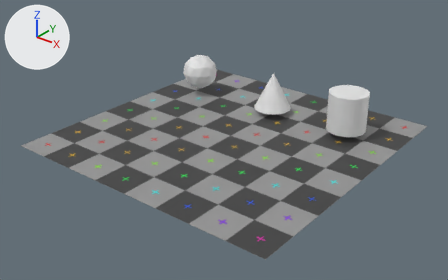
A saved change to the Blender file Assets/BlenderFiles/materialtest.blend.
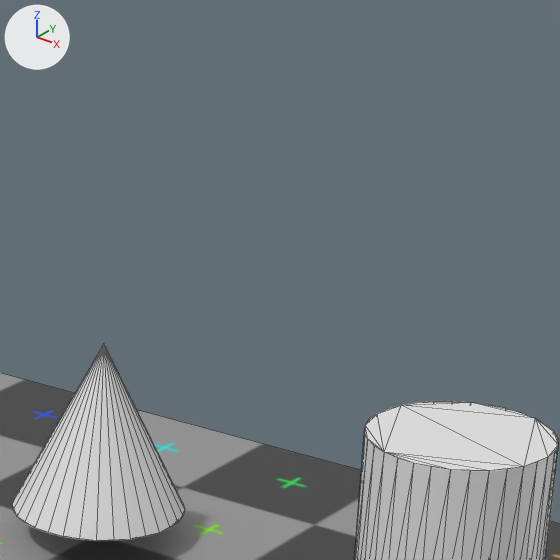
Each version is shown whole from a camera (50 mm lens) standing at (17.6, -22.54, 12.28) and looking at (0.32, -0.95, -1.11), then close up on the part from 56% to 83% of the width and 0% to 42% of the height. Arrows for +X, +Y and +Z are at upper left; the lights stay in place. The close-ups show mesh edges as thin lines.
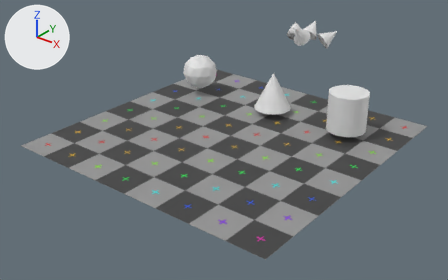
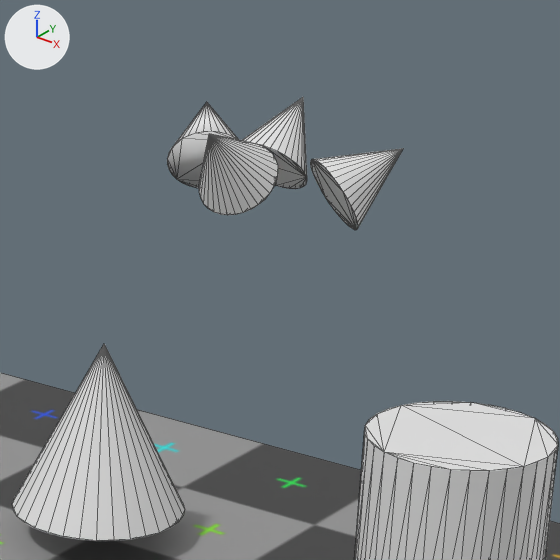
The change, as a list of edits to the scene's bpy script:
```text
Add me_cone_004:
    me_cone_004.from_pydata(...)  # a 32-sided cone pointing to +z spanning x -1.0..1.0, y -1.0..1.0, z -1.0..1.0
    me_cone_004.materials.append(mat_rustedmetal)  # its picture is missing
Add me_cone_003:
    me_cone_003.from_pydata(...)  # a 32-sided cone pointing to +z spanning x -1.0..1.0, y -1.0..1.0, z -1.0..1.0
    me_cone_003.polygons.foreach_set('use_smooth', [True] * 62)
    me_cone_003.materials.append(mat_grass)  # its picture is missing
Add ob_cone_004:
    ob_cone_004 = bpy.data.objects.new('Cone.004', me_cone_004)
    ob_cone_004.location = (1.34, 7.11, 2.49)
    ob_cone_004.rotation_euler = (-0.785, 0.785, 0.0)  # degrees (-45, 45, 0)
    ob_cone_004.scale = (0.486, 0.486, 0.486)
Add ob_cone_003:
    ob_cone_003 = bpy.data.objects.new('Cone.003', me_cone_003)
    ob_cone_003.location = (-0.9, 7.11, 2.59)
    ob_cone_003.rotation_euler = (-0.785, -0.785, 0.0)  # degrees (-45, -45, 0)
    ob_cone_003.scale = (0.486, 0.486, 0.486)
Add ob_cone_002:
    ob_cone_002 = bpy.data.objects.new('Cone.002', me_cone.copy())  # the mesh of ob_cone
    ob_cone_002.location = (0.2, 7.11, 2.77)
    ob_cone_002.rotation_euler = (-0.785, 0.0, 0.0)  # degrees (-45, 0, 0)
    ob_cone_002.scale = (0.486, 0.486, 0.486)
Add ob_cone_001:
    ob_cone_001 = bpy.data.objects.new('Cone.001', me_cone.copy())  # the mesh of ob_cone
    ob_cone_001.location = (0.2, 5.74, 2.77)
    ob_cone_001.rotation_euler = (0.785, 0.0, 0.0)  # degrees (45, 0, 0)
    ob_cone_001.scale = (0.486, 0.486, 0.486)
```

Pixel boxes [x1, y1, x2, y2] of what changed, in the close-ups (560 x 560 px):
'Cone.001', added: after [199, 134, 278, 215]
'Cone.004', added: after [310, 148, 404, 230]
'Cone.002', added: after [241, 97, 307, 189]
'Cone.003', added: after [167, 102, 239, 188]
